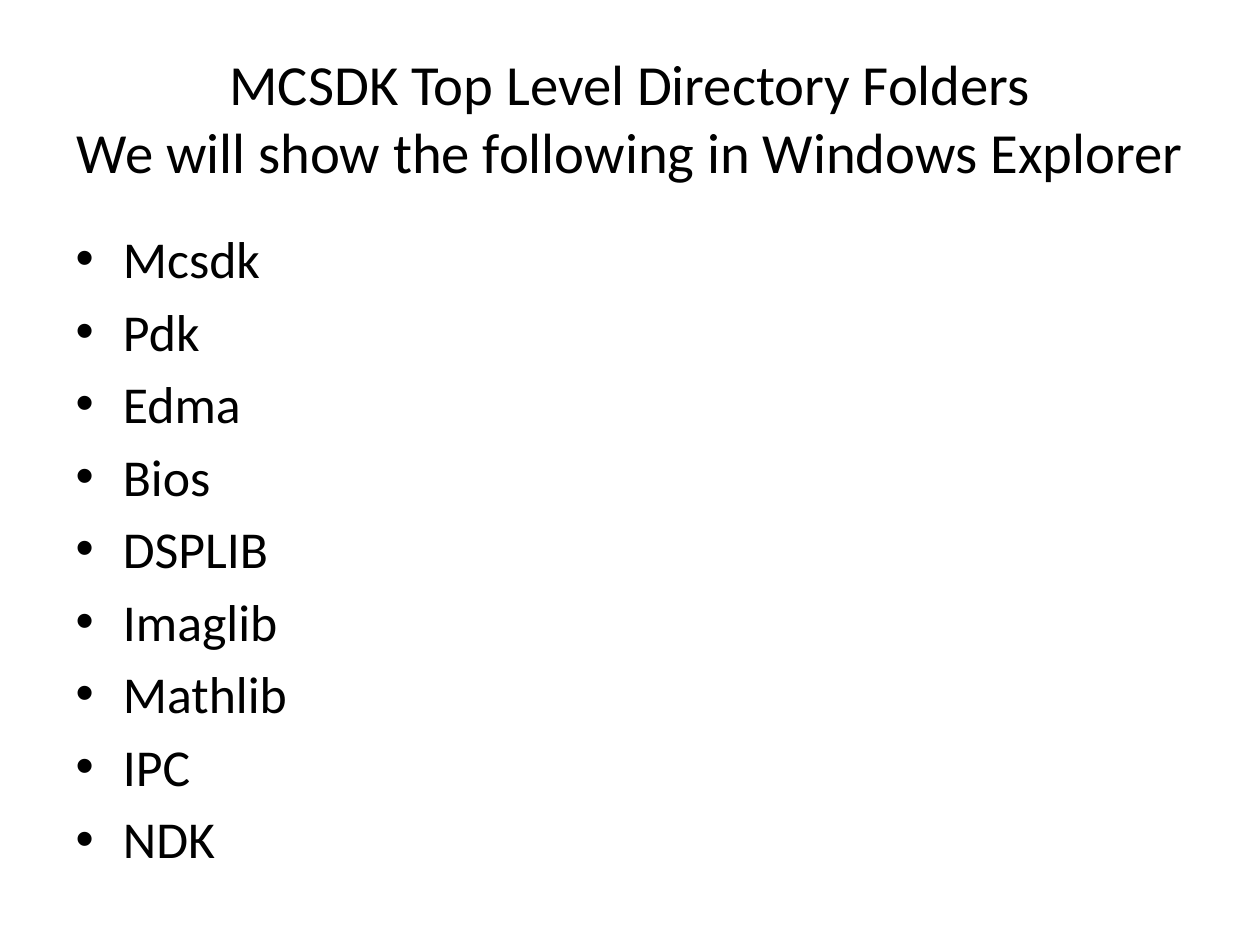
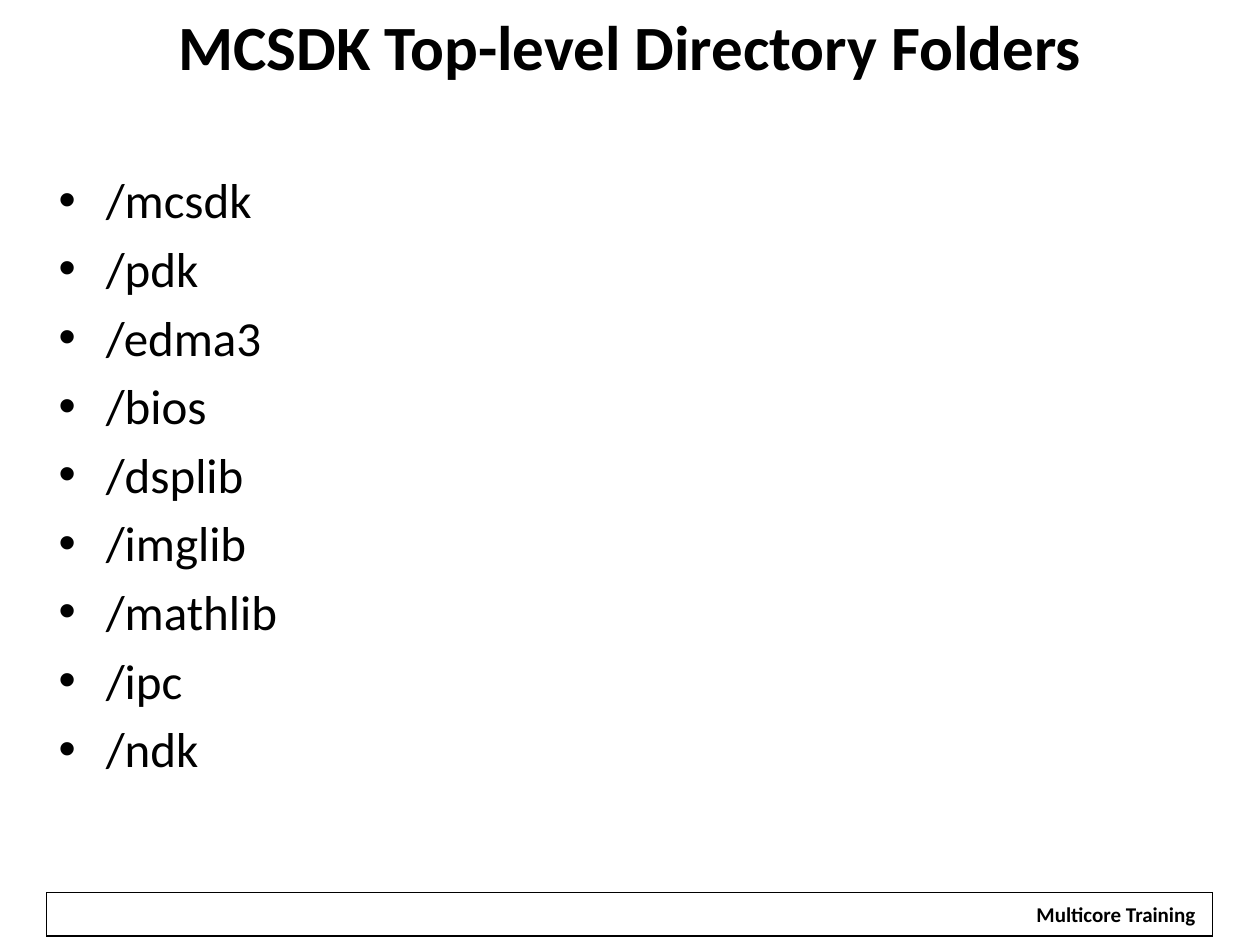
Before and after one commit to hari1989/keystone-workshop, a slide deck: slide 18 of preliminary/Introduction to KeyStone Software ECO.pptx (slide 16 before the commit). Drawn at 1260x945 pixels with LibreOffice and Linux fonts; fonts in the diff are those of the drawing; background and template pictures are left out. Boxes give left, top, right and bottom in pixels: in the first picture for what was removed or moved away, otherwise in the second. Text is boxed around its words. In the diff, an @@ line names an element or a change of style, - is before the commit and + after.

```diff
--- a/preliminary/Introduction to KeyStone Software ECO.pptx
+++ b/preliminary/Introduction to KeyStone Software ECO.pptx
@@ title at box(178, 25, 1081, 80): text changed; size 32.4 to 36 pt; bold on @@
-MCSDK Top Level Directory Folders
-We will show the following in Windows Explorer
+MCSDK Top-level Directory Folders
@@ text at box(106, 184, 277, 769): text changed; size 29.6 to 28 pt @@
-• Mcsdk
-• Pdk
-• Edma
-• Bios
-• DSPLIB
-• Imaglib
-• Mathlib
-• IPC
-• NDK
+• /mcsdk
+• /pdk
+• /edma3
+• /bios
+• /dsplib
+• /imglib
+• /mathlib
+• /ipc
+• /ndk
@@ rectangle added at box(47, 892, 1213, 936), outline #000000 0.75 pt @@
@@ rectangle added at box(1023, 896, 1210, 934), fill #FFFFFF, 12 pt, text #000000, bold @@
+Multicore Training
```
Also in this commit, not shown: 12 other slides changed, 6 slides added, 4 slides removed.
